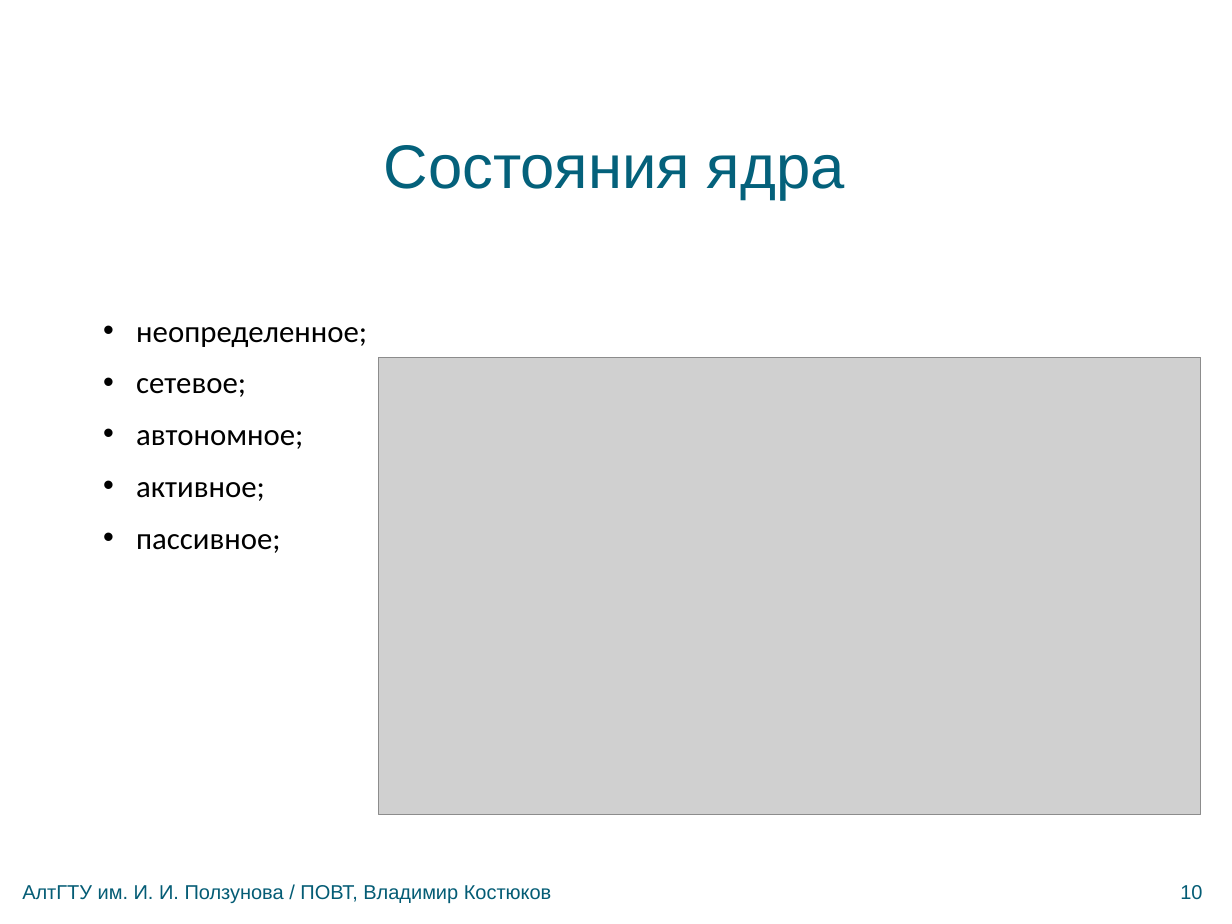
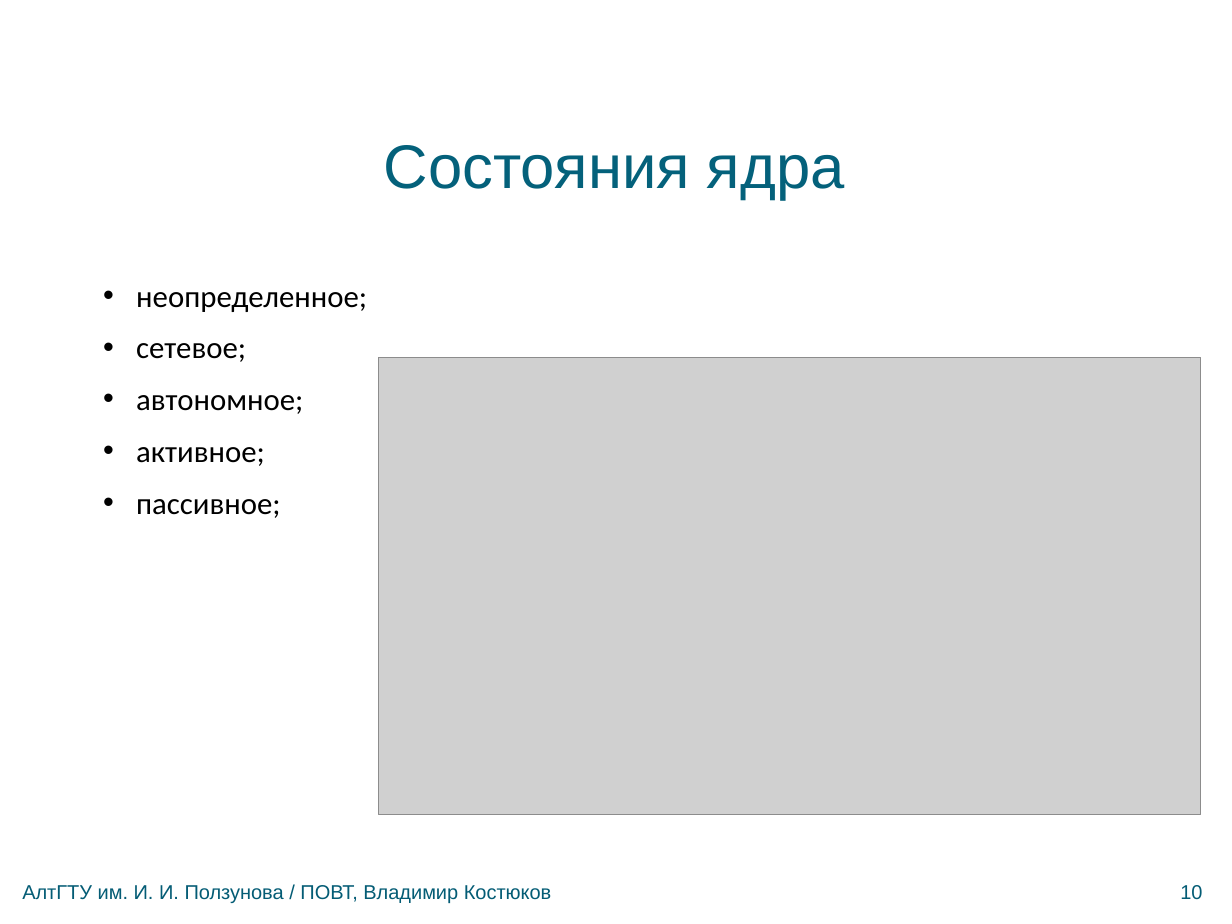
Before and after one commit to bluerain/snoopy, a slide deck: slide 10 of diploma/trunk/ppt/kostyukov.pptx. Drawn at 1232x924 pixels with LibreOffice and Linux fonts; fonts in the diff are those of the drawing; grey boxes stand for pictures; background and template pictures are left out. Boxes give left, top, right and bottom in pixels: in the first picture for what was removed or moved away, otherwise in the second. Text is boxed around its words. In the diff, an @@ line names an element or a change of style, - is before the commit and + after.

```diff
--- a/diploma/trunk/ppt/kostyukov.pptx
+++ b/diploma/trunk/ppt/kostyukov.pptx
@@ text "неопределенное;": place and size @@
-text "неопределенное;" at [136, 327, 367, 553]
+text "неопределенное;" at [136, 292, 367, 518]
```
Also in this commit, not shown: 5 other slides changed.
